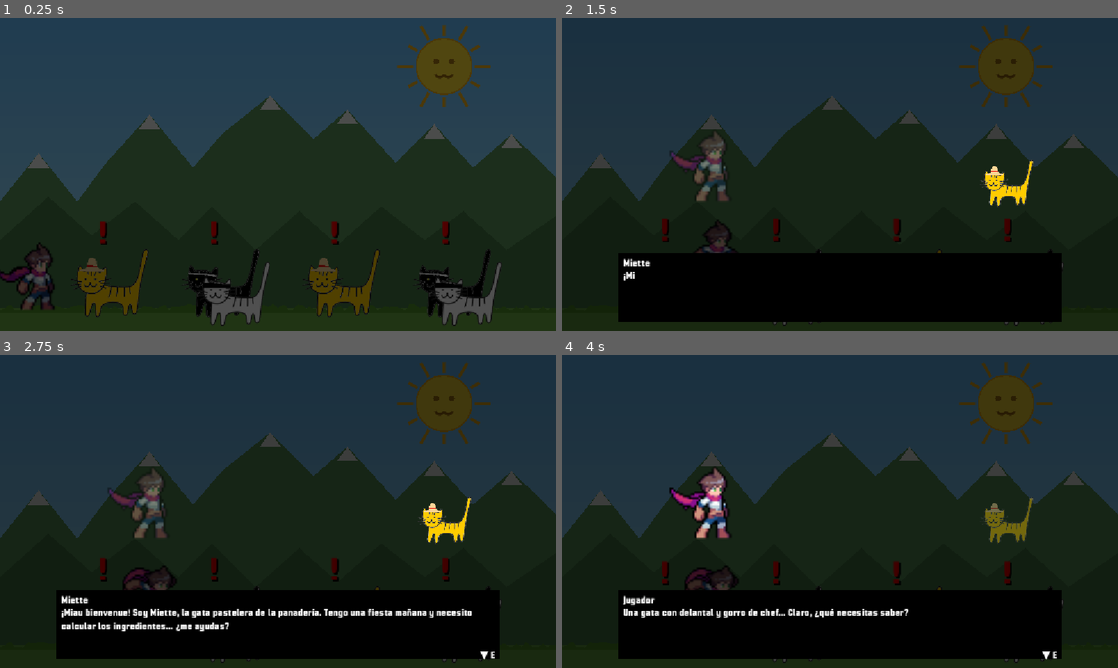
Above: before the commit, frames 1-4 (two rows, left to right).
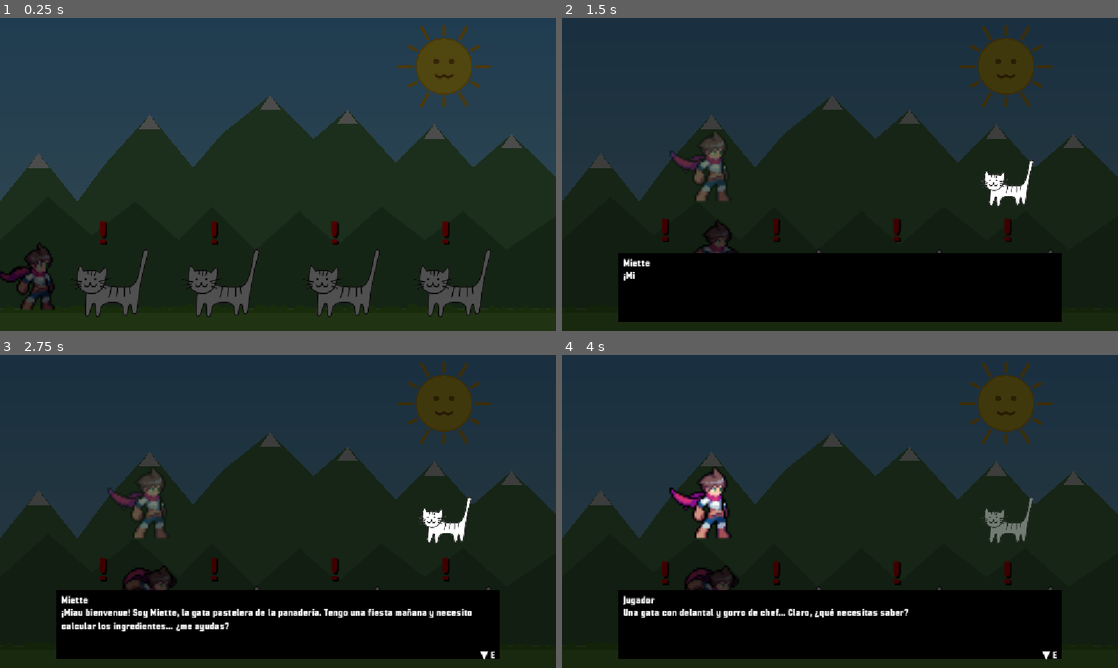
Above: after the commit, the same moments.

Repository: Intiti/ProyectoJuego-SEI
Game: Godot game, scene res://scenes/Villa2.tscn
The game is run twice, just before and just after one commit, with the same random seed, the same clock (stepped at 60 frames per second) and the same inputs. This scene is started directly instead of the project's main scene.
Inputs (mouse positions are in pixels of both pictures, inside the frame that each line leads up to):
- Up to frame 1 (0.25 s): no input
- Up to frame 2 (1.5 s): tap Enter (ui_accept) at 0.5, 0.77 s; move the mouse to (962, 158) at 0.52 s; hold Right (ui_right) from 0.53 s (still down); tap E (interact) at 0.6, 1.35 s; click (962, 158) at 0.67 s; move the mouse to (728, 190) at 1.27 s; click (728, 190) at 1.42 s
- Up to frame 3 (2.75 s): tap Enter (ui_accept) at 1.52 s; move the mouse to (333, 442) at 2.02 s; release Right (ui_right) at 2.03 s; hold Left (ui_left) from 2.03 s (still down); tap E (interact) at 2.1 s; click (333, 442) at 2.17 s
- Up to frame 4 (4 s): move the mouse to (812, 574) at 2.77 s; release Left (ui_left) at 2.78 s; hold Right (ui_right) from 2.78 s (still down); tap E (interact) at 2.85, 3.6 s; click (812, 574) at 2.92 s; tap Enter (ui_accept) at 3.02, 3.77 s; move the mouse to (1006, 558) at 3.52 s; click (1006, 558) at 3.67 s

The runs differ from the first frame. In frame 1, 4.1% of the frame differs, in the area x 14-91%, y 74-99%; in frame 2, 0.5%; in frame 3, 0.5%; in frame 4, 0.5%.

Commit message:
asd

Diff:
--- a/scenes/Villa1.tscn
+++ b/scenes/Villa1.tscn
@@ -54,6 +54,6 @@
 npcSprite = ExtResource("7_y53av")
 
 [node name="NPC_E13" parent="." unique_id=2123435532 instance=ExtResource("6_obl85")]
-position = Vector2(886, 566)
+position = Vector2(893, 545)
 dialogFile = "res://dialogs/npc_e13.json"
 npcSprite = ExtResource("8_lyhf2")
--- a/scenes/Villa2.tscn
+++ b/scenes/Villa2.tscn
@@ -1,13 +1,11 @@
 [gd_scene format=3 uid="uid://villa2"]
 
 [ext_resource type="PackedScene" uid="uid://player" path="res://scenes/Player.tscn" id="1"]
-[ext_resource type="Script" uid="uid://villa2gd" path="res://scripts/villa2.gd" id="2"]
+[ext_resource type="Script" uid="uid://bdx7opva6v8fg" path="res://scripts/villa2.gd" id="2"]
 [ext_resource type="Script" uid="uid://d368aqyj6voxv" path="res://scripts/background.gd" id="3"]
 [ext_resource type="PackedScene" uid="uid://dqgdwchjfc0p7" path="res://scenes/DialogBox.tscn" id="4"]
 [ext_resource type="PackedScene" path="res://scenes/PuzzleUI.tscn" id="5"]
 [ext_resource type="PackedScene" uid="uid://c3n5yetcib2e6" path="res://scenes/NPC.tscn" id="6_npc"]
-[ext_resource type="Texture2D" uid="uid://cwn8xd1jpcgti" path="res://assets/NPCs/gato_granjero.png" id="7_spr1"]
-[ext_resource type="Texture2D" uid="uid://ngey2bco522o" path="res://assets/NPCs/competidores.png" id="8_spr2"]
 
 [sub_resource type="RectangleShape2D" id="1"]
 size = Vector2(1152, 32)
@@ -15,55 +13,51 @@
 [sub_resource type="RectangleShape2D" id="2"]
 size = Vector2(32, 400)
 
-[node name="Villa2" type="Node2D" unique_id=2841937612]
+[node name="Villa2" type="Node2D" unique_id=-1453029684]
 script = ExtResource("2")
 
 [node name="Background" type="Node2D" parent="." unique_id=2145882301]
 z_index = -10
 script = ExtResource("3")
 
-[node name="Player" parent="." unique_id=4892736120 instance=ExtResource("1")]
+[node name="Player" parent="." unique_id=597768824 instance=ExtResource("1")]
 z_index = 3
 position = Vector2(80, 570)
 
-[node name="Ground" type="StaticBody2D" parent="." unique_id=3821048273]
+[node name="Ground" type="StaticBody2D" parent="." unique_id=-473919023]
 position = Vector2(576, 620)
 
 [node name="CollisionShape2D" type="CollisionShape2D" parent="Ground" unique_id=1938472651]
 shape = SubResource("1")
 
-[node name="WallLeft" type="StaticBody2D" parent="." unique_id=2716384920]
+[node name="WallLeft" type="StaticBody2D" parent="." unique_id=-1578582376]
 position = Vector2(0, 400)
 
-[node name="CollisionShape2D" type="CollisionShape2D" parent="WallLeft" unique_id=3048571836]
+[node name="CollisionShape2D" type="CollisionShape2D" parent="WallLeft" unique_id=-1246395460]
 shape = SubResource("2")
 
-[node name="WallRight" type="StaticBody2D" parent="." unique_id=4193827465]
+[node name="WallRight" type="StaticBody2D" parent="." unique_id=-101139831]
 position = Vector2(1152, 400)
 
-[node name="CollisionShape2D" type="CollisionShape2D" parent="WallRight" unique_id=2837461920]
+[node name="CollisionShape2D" type="CollisionShape2D" parent="WallRight" unique_id=-1457505376]
 shape = SubResource("2")
 
 [node name="DialogBox" parent="." unique_id=1827364591 instance=ExtResource("4")]
 
-[node name="PuzzleUI" parent="." unique_id=3019284756 instance=ExtResource("5")]
+[node name="PuzzleUI" parent="." unique_id=-1275682540 instance=ExtResource("5")]
 
 [node name="NPC_E15" parent="." unique_id=1029384756 instance=ExtResource("6_npc")]
 position = Vector2(220, 564)
 dialogFile = "res://dialogs/npc_e15.json"
-npcSprite = ExtResource("7_spr1")
 
-[node name="NPC_E16" parent="." unique_id=2938475610 instance=ExtResource("6_npc")]
+[node name="NPC_E16" parent="." unique_id=-1356491686 instance=ExtResource("6_npc")]
 position = Vector2(450, 564)
 dialogFile = "res://dialogs/npc_e16.json"
-npcSprite = ExtResource("8_spr2")
 
-[node name="NPC_E17" parent="." unique_id=3847561029 instance=ExtResource("6_npc")]
+[node name="NPC_E17" parent="." unique_id=-447406267 instance=ExtResource("6_npc")]
 position = Vector2(700, 564)
 dialogFile = "res://dialogs/npc_e17.json"
-npcSprite = ExtResource("7_spr1")
 
-[node name="NPC_E18" parent="." unique_id=4756102938 instance=ExtResource("6_npc")]
+[node name="NPC_E18" parent="." unique_id=461135642 instance=ExtResource("6_npc")]
 position = Vector2(930, 564)
 dialogFile = "res://dialogs/npc_e18.json"
-npcSprite = ExtResource("8_spr2")
--- a/scripts/puzzleManager.gd
+++ b/scripts/puzzleManager.gd
@@ -27,6 +27,7 @@
 # Cada entrada: { "type": "fixed"|"empty"|"filled", "node": Node, "arrow": Label|null }
 var _slots: Array = []
 var _celebrating: bool = false
+var _arrowOverlay: Label = null
 
 const FONT_SIZE := 18
 const COMPLETION_DURATION := 3.5
@@ -217,28 +218,17 @@
 			spacer.custom_minimum_size = Vector2(indent * 20, 0)
 			row.add_child(spacer)
 
-		var arrow = Label.new()
-		arrow.text = "◀"
-		arrow.add_theme_font_size_override("font_size", FONT_SIZE)
-		arrow.add_theme_color_override("font_color", Color(1.0, 0.85, 0.2))
-		arrow.custom_minimum_size = Vector2(26, 44)
-		arrow.horizontal_alignment = HORIZONTAL_ALIGNMENT_CENTER
-		arrow.vertical_alignment = VERTICAL_ALIGNMENT_CENTER
-		arrow.visible = false
-		arrow.mouse_filter = Control.MOUSE_FILTER_IGNORE
 
 		if step.get("fixed", false):
 			var block = preload("res://scenes/CommandBlock.tscn").instantiate()
 			block.setupPlaced(_nameToType(step.get("type", "print")), step.get("text", ""), step.get("config", {}), indent)
 			block.setLocked()
 			row.add_child(block)
-			row.add_child(arrow)
-			_slots.append({"kind": "fixed", "row": row, "block": block, "arrow": arrow, "step_idx": i})
+			_slots.append({"kind": "fixed", "row": row, "block": block, "step_idx": i})
 		else:
 			var emptySlot = _makeEmptySlot(step)
 			row.add_child(emptySlot)
-			row.add_child(arrow)
-			_slots.append({"kind": "empty", "row": row, "slot_node": emptySlot, "arrow": arrow, "step_idx": i})
+			_slots.append({"kind": "empty", "row": row, "slot_node": emptySlot, "step_idx": i})
 
 # Crea un bloque vacío con borde punteado que indica "aquí va algo"
 func _makeEmptySlot(step: Dictionary) -> PanelContainer:
@@ -274,15 +264,20 @@
 
 # Busca el primer slot vacío a partir de _currentStep y apunta la flecha ahí
 func _loadCurrentStep(animate_arrow: bool = true):
-	var previousArrow: Label = null
-	for slot in _slots:
-		var arrow: Label = slot["arrow"]
-		if arrow.visible:
-			previousArrow = arrow
-		arrow.visible = false
-		arrow.modulate.a = 1.0
-		arrow.position.y = 0.0
-		arrow.scale = Vector2.ONE
+	# Crear el overlay de flecha una sola vez, hijo del panel (posición absoluta)
+	if _arrowOverlay == null:
+		_arrowOverlay = Label.new()
+		_arrowOverlay.text = "◀"
+		_arrowOverlay.add_theme_font_size_override("font_size", FONT_SIZE + 2)
+		_arrowOverlay.add_theme_color_override("font_color", Color(1.0, 0.85, 0.2))
+		_arrowOverlay.add_theme_color_override("font_outline_color", Color(0.0, 0.0, 0.0, 0.8))
+		_arrowOverlay.add_theme_constant_override("outline_size", 3)
+		_arrowOverlay.custom_minimum_size = Vector2(28, 44)
+		_arrowOverlay.horizontal_alignment = HORIZONTAL_ALIGNMENT_CENTER
+		_arrowOverlay.vertical_alignment = VERTICAL_ALIGNMENT_CENTER
+		_arrowOverlay.mouse_filter = Control.MOUSE_FILTER_IGNORE
+		_arrowOverlay.visible = false
+		panel.add_child(_arrowOverlay)
 
 	while _currentStep < _steps.size():
 		if not _steps[_currentStep].get("fixed", false):
@@ -290,6 +285,7 @@
 		_currentStep += 1
 
 	if _currentStep >= _steps.size():
+		_arrowOverlay.visible = false
 		if completeOnSteps:
 			_onSuccess()
 		else:
@@ -306,31 +302,49 @@
 	choiceNum += 1
 	stepLabel.text = "Elección %d de %d" % [choiceNum, totalChoices]
 
-	var currentArrow: Label = null
+	# Encontrar el nodo del bloque/slot activo para leer su rect global
+	var targetNode: Control = null
 	for slot in _slots:
 		if slot["step_idx"] == _currentStep:
-			currentArrow = slot["arrow"]
+			if slot["kind"] == "empty":
+				targetNode = slot["slot_node"]
+			elif slot.has("block"):
+				targetNode = slot["block"]
 			break
 
-	if currentArrow != null:
-		currentArrow.visible = true
-		if animate_arrow and previousArrow != null and previousArrow != currentArrow:
-			# La flecha "viaja" hacia el siguiente bloque con una entrada
-			# vertical/lateral breve, sin alterar el ancho del bloque.
-			currentArrow.position = Vector2(14, -10)
-			currentArrow.scale = Vector2(0.65, 0.65)
-			currentArrow.modulate.a = 0.0
-			var oldTween = previousArrow.create_tween()
-			oldTween.tween_property(previousArrow, "modulate:a", 0.0, 0.12)
-			var arrowTween = currentArrow.create_tween()
-			arrowTween.set_parallel(true)
-			arrowTween.tween_property(currentArrow, "position", Vector2(0, 0), 0.28).set_trans(Tween.TRANS_BACK).set_ease(Tween.EASE_OUT)
-			arrowTween.tween_property(currentArrow, "scale", Vector2.ONE, 0.28).set_trans(Tween.TRANS_BACK).set_ease(Tween.EASE_OUT)
-			arrowTween.tween_property(currentArrow, "modulate:a", 1.0, 0.18)
-		else:
-			currentArrow.position = Vector2(0, 0)
-			currentArrow.scale = Vector2.ONE
-			currentArrow.modulate.a = 1.0
+	if targetNode == null:
+		return
+
+	# Esperar un frame para que el layout haya calculado los rects
+	await get_tree().process_frame
+
+	if not is_instance_valid(targetNode):
+		return
+
+	var targetRect: Rect2 = targetNode.get_global_rect()
+	# Convertir de global a local del panel
+	var panelRect: Rect2 = panel.get_global_rect()
+	var localX = targetRect.position.x - panelRect.position.x + targetRect.size.x + 4.0
+	var localY = targetRect.position.y - panelRect.position.y + (targetRect.size.y - 44.0) * 0.5
+
+	var prevVisible = _arrowOverlay.visible
+	var prevPos = _arrowOverlay.position
+
+	_arrowOverlay.position = Vector2(localX, localY)
+	_arrowOverlay.modulate.a = 1.0
+	_arrowOverlay.scale = Vector2.ONE
+	_arrowOverlay.visible = true
+
+	if animate_arrow and prevVisible:
+		# Animar desde la posición anterior a la nueva
+		_arrowOverlay.position = prevPos
+		_arrowOverlay.modulate.a = 0.5
+		_arrowOverlay.scale = Vector2(0.7, 0.7)
+		var tween = _arrowOverlay.create_tween()
+		tween.set_parallel(true)
+		tween.tween_property(_arrowOverlay, "position", Vector2(localX, localY), 0.30).set_trans(Tween.TRANS_BACK).set_ease(Tween.EASE_OUT)
+		tween.tween_property(_arrowOverlay, "scale", Vector2.ONE, 0.25).set_trans(Tween.TRANS_BACK).set_ease(Tween.EASE_OUT)
+		tween.tween_property(_arrowOverlay, "modulate:a", 1.0, 0.20)
 
 	var step = _steps[_currentStep]
 	var alternatives = step.get("alternatives", []).duplicate()
@@ -349,17 +363,12 @@
 		for slot in _slots:
 			if slot["step_idx"] == _currentStep and slot["kind"] == "empty":
 				var row = slot["row"]
-				# Quitar el slot vacío
-				var arrowNode = slot["arrow"]
-				var arrowIdx = arrowNode.get_index()
+				# Quitar el slot vacío y poner el bloque real
 				slot["slot_node"].queue_free()
-				# Crear bloque colocado e insertarlo justo antes de la flecha
 				var placed = preload("res://scenes/CommandBlock.tscn").instantiate()
 				placed.setupPlaced(block.blockType, block.displayText, block.config, step.get("indent", 0))
 				placed.setLocked()
 				row.add_child(placed)
-				row.move_child(placed, arrowIdx)
-				# Actualizar slot
 				slot["kind"] = "filled"
 				slot["block"] = placed
 				slot.erase("slot_node")
@@ -589,12 +598,16 @@
 # el diálogo se encargará de devolver el control al jugador al cerrarse.
 func _closeKeepPlayerFrozen():
 	isOpen = false
+	if _arrowOverlay != null:
+		_arrowOverlay.visible = false
 	panel.visible = false
 	if commandList.alternativeChosen.is_connected(_onAlternativeChosen):
 		commandList.alternativeChosen.disconnect(_onAlternativeChosen)
 
 func close():
 	isOpen = false
+	if _arrowOverlay != null:
+		_arrowOverlay.visible = false
 	panel.visible = false
 	if commandList.alternativeChosen.is_connected(_onAlternativeChosen):
 		commandList.alternativeChosen.disconnect(_onAlternativeChosen)
